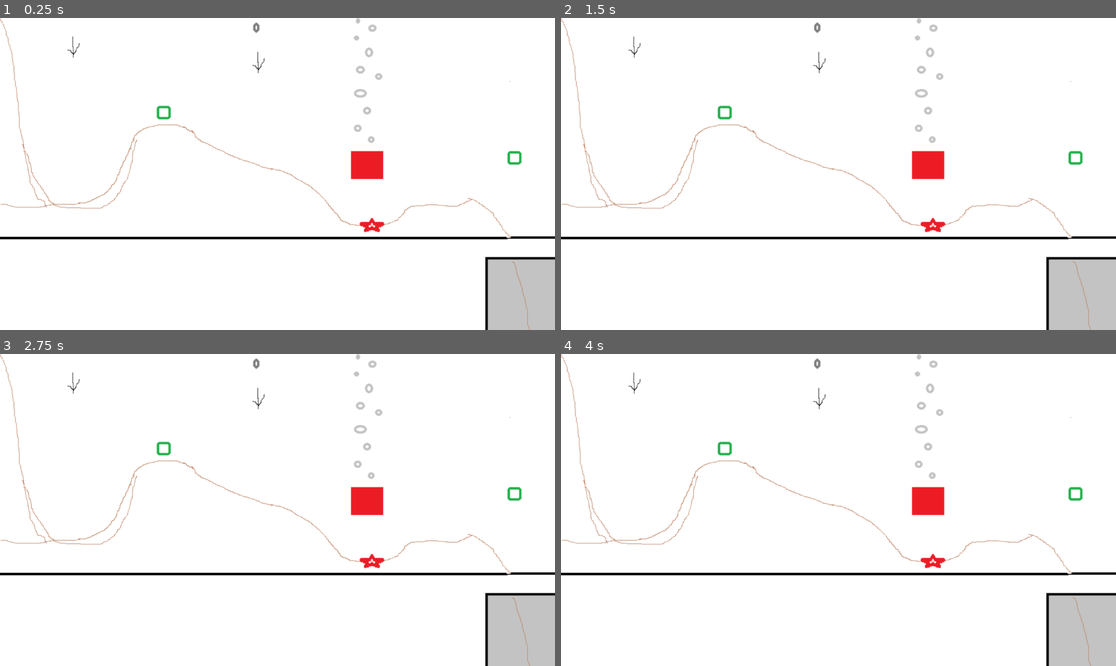
Above: before the commit, frames 1-4 (two rows, left to right).
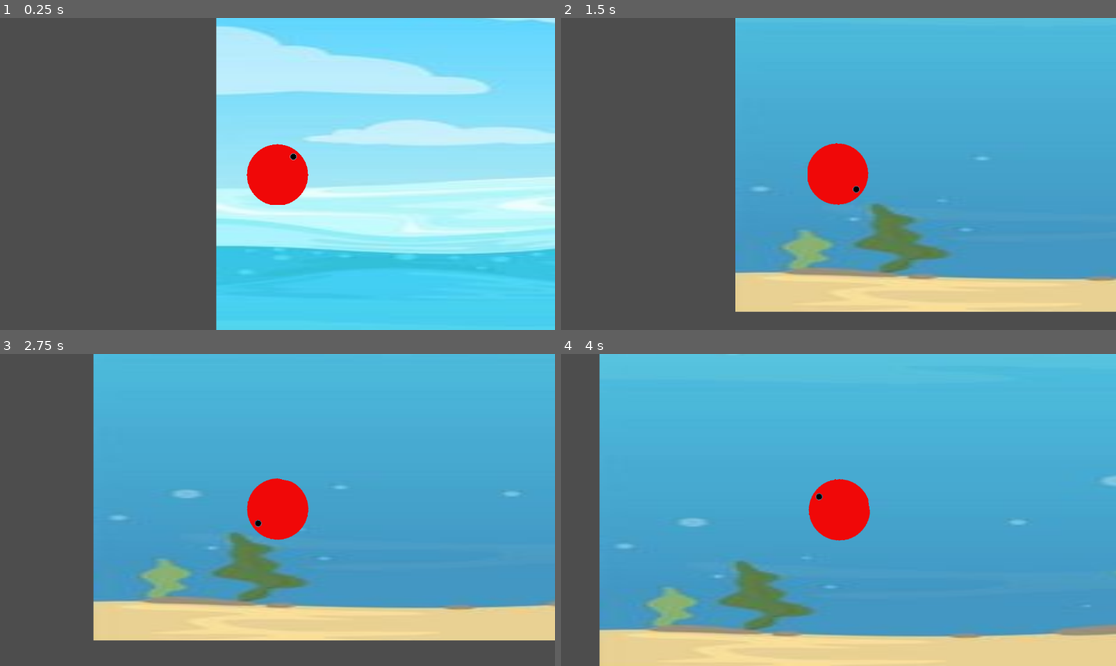
Above: after the commit, the same moments.

Repository: martinavilasj/GGJ-2025
Game: Godot game, scene res://scenes/nivel1.tscn
Two runs of this game, one before a commit and one after it. Both use one fixed random seed, a clock stepped at 60 frames per second and the inputs below. Before the commit the project has no main scene; this scene is started directly in both runs.
Inputs:
- Up to frame 1 (0.25 s): no input
- Up to frame 2 (1.5 s): tap Enter (ui_accept) at 0.5, 1.35 s; hold Enter (ui_accept) 0.53-1.28 s; hold Right (ui_right) from 0.53 s (still down)
- Up to frame 3 (2.75 s): tap Enter (ui_accept) at 1.52, 1.82 s; release Right (ui_right) at 2.03 s; hold Left (ui_left) from 2.03 s (still down); hold Enter (ui_accept) from 2.03 s (still down)
- Up to frame 4 (4 s): release Left (ui_left) at 2.78 s; release Enter (ui_accept) at 2.78 s; hold Right (ui_right) from 2.78 s (still down); tap Enter (ui_accept) at 2.85, 3.02, 3.32 s; hold Enter (ui_accept) from 3.53 s (still down)

The runs differ from the first frame. In frame 1, 100% of the frame differs, in the area x 0-100%, y 0-100%; in frame 2, 100%; in frame 3, 100%; in frame 4, 100%.

Commit message:
2dos cambios

Diff:
--- /dev/null
+++ b/material/rigid_body_2d.tres
@@ -0,0 +1,5 @@
+[gd_resource type="PhysicsMaterial" format=3 uid="uid://cf0hhojgeavbo"]
+
+[resource]
+friction = 0.0
+bounce = 2.0
--- a/project.godot
+++ b/project.godot
@@ -11,6 +11,7 @@
 [application]
 
 config/name="GGJ-2025"
+run/main_scene="res://scenes/nivel1.tscn"
 config/features=PackedStringArray("4.3", "GL Compatibility")
 config/icon="res://icon.svg"
 
--- a/scenes/bolsas.tscn
+++ b/scenes/bolsas.tscn
@@ -1,10 +1,10 @@
 [gd_scene load_steps=4 format=3 uid="uid://bqv0hwc6fjjd8"]
 
-[ext_resource type="Texture2D" uid="uid://yhr5ttsosj2w" path="res://assets/—Pngtree—environmental protection of plastic bags_4719470.png" id="1_tijbg"]
 [ext_resource type="Script" path="res://scripts/bolsas.gd" id="1_u7qgs"]
+[ext_resource type="Texture2D" uid="uid://dt3xfpo6fjgym" path="res://assets/bolsa.png" id="2_62las"]
 
-[sub_resource type="RectangleShape2D" id="RectangleShape2D_4t6yl"]
-size = Vector2(159, 163)
+[sub_resource type="CircleShape2D" id="CircleShape2D_cjx8o"]
+radius = 63.0179
 
 [node name="Bolsas" type="Area2D"]
 script = ExtResource("1_u7qgs")
@@ -12,10 +12,10 @@
 [node name="Sprite2D" type="Sprite2D" parent="."]
 position = Vector2(-11, -5)
 scale = Vector2(0.112235, 0.120506)
-texture = ExtResource("1_tijbg")
+texture = ExtResource("2_62las")
 
 [node name="CollisionShape2D" type="CollisionShape2D" parent="."]
-position = Vector2(11.5, -13.5)
-shape = SubResource("RectangleShape2D_4t6yl")
+position = Vector2(6, -1.5)
+shape = SubResource("CircleShape2D_cjx8o")
 
 [connection signal="body_entered" from="." to="." method="_on_body_entered"]
--- a/scenes/hamster.tscn
+++ b/scenes/hamster.tscn
@@ -46,6 +46,7 @@
 }
 
 [node name="Hamster" type="CharacterBody2D" groups=["player"]]
+floor_max_angle = 3.14159
 script = ExtResource("1_ofy0e")
 
 [node name="Sprite2D" type="Sprite2D" parent="."]
@@ -61,4 +62,6 @@
 
 [node name="Timer" type="Timer" parent="."]
 
+[node name="Camera2D" type="Camera2D" parent="."]
+
 [connection signal="timeout" from="Timer" to="." method="_on_timer_timeout"]
--- a/scenes/mundo.tscn
+++ /dev/null
@@ -1,24 +0,0 @@
-[gd_scene load_steps=5 format=3 uid="uid://dhky24mma44ut"]
-
-[ext_resource type="PackedScene" uid="uid://6syxprmo5x3a" path="res://scenes/hamster.tscn" id="1_jnwnm"]
-[ext_resource type="PackedScene" uid="uid://cu4b8gb0f7mgu" path="res://scenes/rejilla.tscn" id="2_4vkvd"]
-
-[sub_resource type="RectangleShape2D" id="RectangleShape2D_bpmlo"]
-size = Vector2(2012.75, 68.75)
-
-[node name="Mundo" type="Node2D"]
-
-[node name="StaticBody2D" type="StaticBody2D" parent="."]
-position = Vector2(-295, 600)
-
-[node name="CollisionShape2D" type="CollisionShape2D" parent="StaticBody2D"]
-position = Vector2(981.625, 42.625)
-shape = SubResource("RectangleShape2D_bpmlo")
-
-[node name="TileMap" type="TileMap" parent="."]
-tile_set = SubResource("TileSet_3d8uu")
-format = 2
-
-[node name="Rejilla" parent="." instance=ExtResource("2_4vkvd")]
-position = Vector2(799, 477)
-scale = Vector2(2.125, 2.125)
--- a/scenes/nivel1.tscn
+++ b/scenes/nivel1.tscn
@@ -1,15 +1,33 @@
-[gd_scene load_steps=2 format=3 uid="uid://k5vf2pfbw7db"]
+[gd_scene load_steps=6 format=3 uid="uid://k5vf2pfbw7db"]
 
-[ext_resource type="Texture2D" uid="uid://btghyyir7atkp" path="res://assets/background.png" id="1_cmref"]
+[ext_resource type="Texture2D" uid="uid://ewjlqhrisyt2" path="res://assets/Dock/Water waves background seamless liquid pattern vector image on VectorStock.jpg" id="1_ja0j3"]
+[ext_resource type="PackedScene" uid="uid://b5vto1raj48l0" path="res://scenes/rigid_body_2d.tscn" id="3_6mg0o"]
+[ext_resource type="PackedScene" uid="uid://bqv0hwc6fjjd8" path="res://scenes/bolsas.tscn" id="3_cf77e"]
+
+[sub_resource type="CanvasItemMaterial" id="CanvasItemMaterial_i683n"]
+
+[sub_resource type="PhysicsMaterial" id="PhysicsMaterial_5ib0f"]
 
 [node name="Area2D" type="Node2D"]
 
 [node name="Background" type="Sprite2D" parent="."]
-position = Vector2(1514, 547)
-texture = ExtResource("1_cmref")
+position = Vector2(2626, 416)
+scale = Vector2(7.49048, 2.31368)
+texture = ExtResource("1_ja0j3")
 
 [node name="StaticBody2D" type="StaticBody2D" parent="."]
+material = SubResource("CanvasItemMaterial_i683n")
+physics_material_override = SubResource("PhysicsMaterial_5ib0f")
 
 [node name="CollisionPolygon2D" type="CollisionPolygon2D" parent="StaticBody2D"]
-position = Vector2(-2, 1)
-polygon = PackedVector2Array(-1, 1, 25, 65, 41, 139, 85, 344, 98, 374, 114, 385, 131, 393, 144, 394, 161, 393, 179, 389, 201, 380, 222, 367, 237, 351, 287, 241, 301, 230, 321, 224, 356, 221, 383, 227, 570, 315, 591, 319, 611, 327, 632, 339, 656, 356, 674, 373, 688, 391, 702, 408, 708, 418, 717, 423, 727, 427, 743, 430, 762, 433, 779, 435, 795, 431, 809, 425, 817, 422, 825, 419, 833, 413, 839, 406, 843, 398, 850, 393, 858, 389, 882, 388, 909, 387, 936.669, 390.054, 951, 390, 957, 388, 961, 386, 965, 384, 969, 382, 973, 379, 977, 376, 982, 375, 992, 378, 998, 384, 1006, 390, 1023, 403, 1040, 428, 1060, 460, 1276, 460, 1286, 438, 1295, 425, 1310, 410, 1350, 394, 1528, 464, -9, 466)
+position = Vector2(-100.619, 182.223)
+scale = Vector2(1.81319, 2.30847)
+polygon = PackedVector2Array(-1, 1, 15.7835, 64.0153, 28.4684, 141.556, 33.432, 279.31, 35.638, 392.805, 145.389, 393.671, 206.056, 393.671, 272.237, 393.671, 340.625, 391.505, 421.698, 381.975, 474.091, 366.38, 525.934, 346.454, 586.049, 312.665, 647.267, 266.314, 700.073, 233.725, 747.642, 204.368, 772.46, 208.267, 807.206, 227.76, 894.896, 335.624, 952.254, 371.579, 997.478, 390.639, 1071.38, 387.173, 1109.99, 418.363, 1177.82, 457.783, 1318.46, 453.451, 1369.2, 407.533, 1443.1, 361.182, 1550.09, 356.417, 1599.18, 423.128, 1660.4, 467.746, -13.4467, 475.544)
+
+[node name="Polygon2D" type="Polygon2D" parent="StaticBody2D"]
+
+[node name="Bolsas" parent="." instance=ExtResource("3_cf77e")]
+position = Vector2(1355, 560)
+scale = Vector2(0.495028, 0.436542)
+
+[node name="RigidBody2D" parent="." instance=ExtResource("3_6mg0o")]
--- /dev/null
+++ b/scenes/rigid_body_2d.tscn
@@ -0,0 +1,31 @@
+[gd_scene load_steps=6 format=3 uid="uid://b5vto1raj48l0"]
+
+[ext_resource type="Script" path="res://scripts/rigid_body_2d.gd" id="1_jxf05"]
+[ext_resource type="Texture2D" uid="uid://dkpphvlqqtdfu" path="res://assets/bola_prueba.png" id="1_m8fdd"]
+
+[sub_resource type="CanvasItemMaterial" id="CanvasItemMaterial_q0aru"]
+
+[sub_resource type="PhysicsMaterial" id="PhysicsMaterial_b023s"]
+
+[sub_resource type="CircleShape2D" id="CircleShape2D_p5gw8"]
+radius = 63.0714
+
+[node name="RigidBody2D" type="RigidBody2D" groups=["player"]]
+material = SubResource("CanvasItemMaterial_q0aru")
+physics_material_override = SubResource("PhysicsMaterial_b023s")
+contact_monitor = true
+max_contacts_reported = 1
+script = ExtResource("1_jxf05")
+
+[node name="Sprite2D" type="Sprite2D" parent="."]
+texture = ExtResource("1_m8fdd")
+
+[node name="CollisionShape2D" type="CollisionShape2D" parent="."]
+position = Vector2(0, 2)
+shape = SubResource("CircleShape2D_p5gw8")
+
+[node name="Camera2D" type="Camera2D" parent="."]
+
+[node name="Timer" type="Timer" parent="."]
+
+[connection signal="timeout" from="Timer" to="." method="_on_timer_timeout"]
--- /dev/null
+++ b/scenes/tile.tscn
@@ -0,0 +1,17 @@
+[gd_scene load_steps=4 format=3 uid="uid://dvyc17b713atw"]
+
+[sub_resource type="Gradient" id="Gradient_rwv6c"]
+
+[sub_resource type="GradientTexture2D" id="GradientTexture2D_ajpxl"]
+gradient = SubResource("Gradient_rwv6c")
+
+[sub_resource type="RectangleShape2D" id="RectangleShape2D_ggooe"]
+size = Vector2(64, 64)
+
+[node name="piso" type="StaticBody2D"]
+
+[node name="Sprite2D" type="Sprite2D" parent="."]
+texture = SubResource("GradientTexture2D_ajpxl")
+
+[node name="CollisionShape2D" type="CollisionShape2D" parent="."]
+shape = SubResource("RectangleShape2D_ggooe")
--- a/scripts/bolsas.gd
+++ b/scripts/bolsas.gd
@@ -12,4 +12,4 @@
 
 func _on_body_entered(body: Node2D) -> void:
 	if body.is_in_group("player"):
-		body.speed = body.speed * 0.7
+		body.ralentizar(5, 0.3)
--- a/scripts/hamster.gd
+++ b/scripts/hamster.gd
@@ -35,7 +35,7 @@
 
 	move_and_slide()
 
-func relentizar(tiempo: int, reduccion: int):
+func ralentizar(tiempo: int, reduccion: int):
 	timer.start(tiempo)
 	speed -= reduccion
 
--- /dev/null
+++ b/scripts/rigid_body_2d.gd
@@ -0,0 +1,47 @@
+extends RigidBody2D
+
+var velocidad_inicial = 20
+var velocidad = 20
+var jump_velocity_inicial = 200
+var jump_velocity = 250
+
+@onready var timer: Timer = $Timer
+var ralentizado = false
+
+func _ready() -> void:
+	pass # Replace with function body.
+
+func _physics_process(delta: float) -> void:
+	var direccion = Vector2.ZERO
+
+	if get_colliding_bodies().size()>0 and Input.is_action_pressed("ui_right"):
+		direccion = Vector2(1 , 0)
+	elif get_colliding_bodies().size()>0 and Input.is_action_pressed("ui_left"):
+		direccion = Vector2(-1 , 0)
+	else:
+		direccion = Vector2(0, 0)
+
+	if get_colliding_bodies().size()>0 and Input.is_action_pressed("ui_accept"):
+		direccion = Vector2(0 , -1)
+		apply_central_impulse(direccion * jump_velocity)
+
+	apply_central_impulse(direccion * velocidad)
+
+
+# Called every frame. 'delta' is the elapsed time since the previous frame.
+func _process(delta: float) -> void:
+	pass
+
+func ralentizar(tiempo,reduccion):
+	if not ralentizado:
+		timer.start(tiempo)
+		linear_velocity *= reduccion
+		velocidad *= reduccion
+		jump_velocity *= reduccion
+		ralentizado = true
+
+
+func _on_timer_timeout() -> void:
+	velocidad = velocidad_inicial
+	jump_velocity = jump_velocity_inicial
+	ralentizado = false
Binary file added: assets/Dock/Water waves background seamless liquid pattern vector image on VectorStock.jpg
Not shown, added: assets/Dock/Water waves background seamless liquid pattern vector image on VectorStock.jpg.import
Binary file added: assets/bolsa.png
Not shown, changed: assets/bolsa.png.import
Binary file removed: assets/—Pngtree—environmental protection of plastic bags_4719470.png
